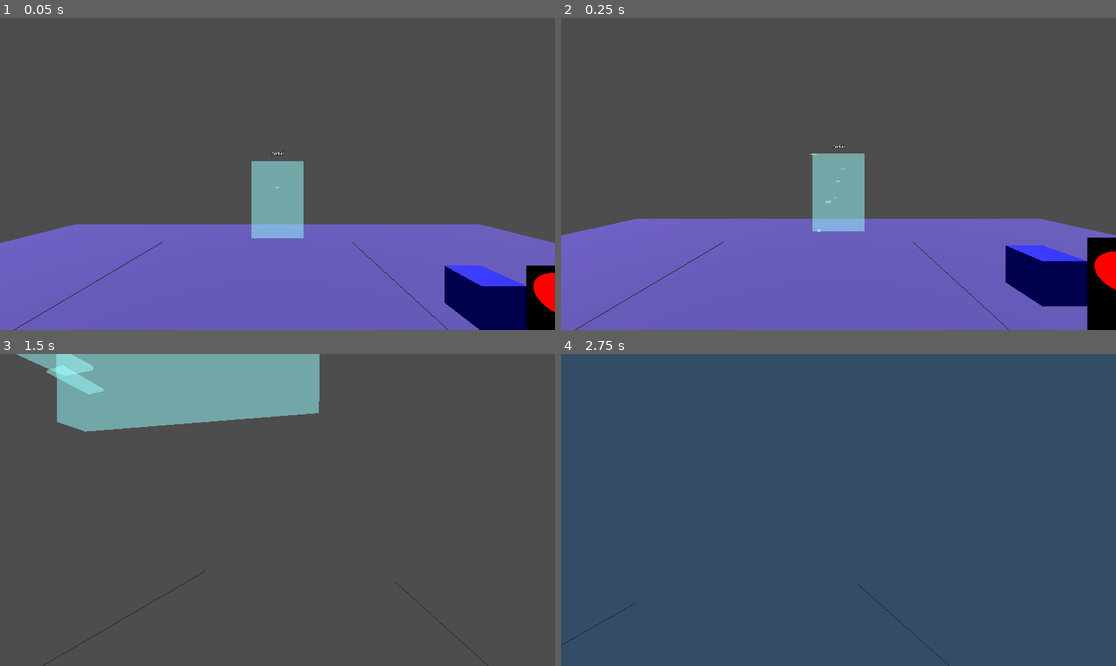
Above: before the commit, frames 1-4 (two rows, left to right).
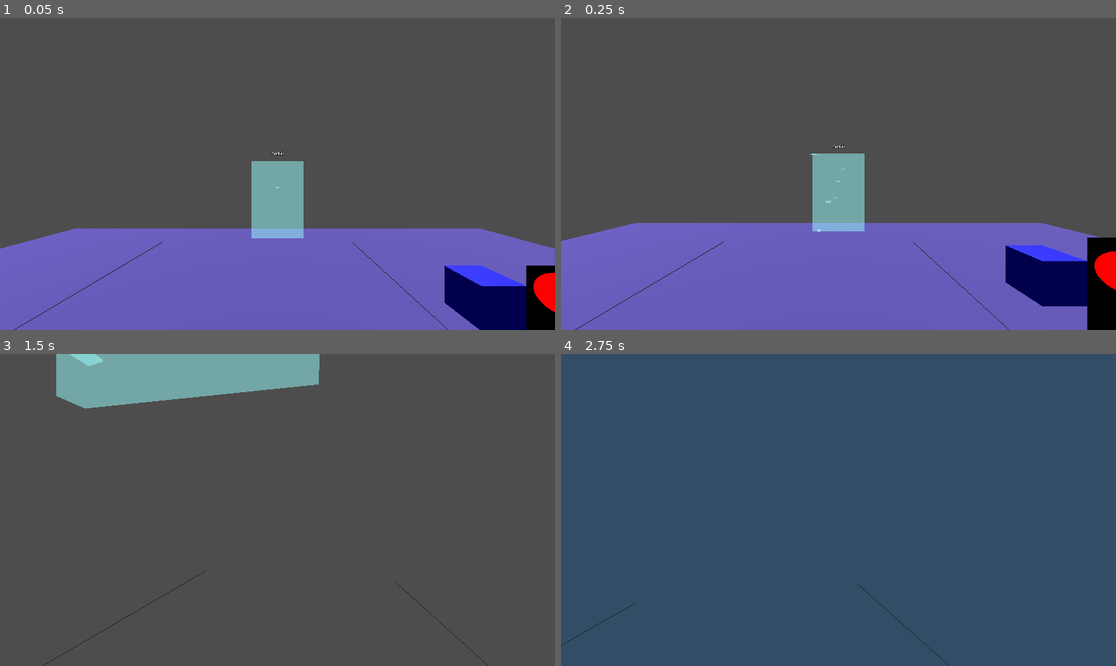
Above: after the commit, the same moments.

Repository: jvastola/GodotPhysicsRig
Game: Godot game, scene res://MainScene.tscn
Two runs of this game, one before a commit and one after it. Both use one fixed random seed, a clock stepped at 60 frames per second and the inputs below.
Inputs (mouse positions are in pixels of both pictures, inside the frame that each line leads up to):
- Up to frame 1 (0.05 s): no input
- Up to frame 2 (0.25 s): no input
- Up to frame 3 (1.5 s): move the mouse to (305, 510) at 0.52 s; hold Shift (sprint) 0.53-1.28 s; hold W (move_forward) from 0.53 s (still down); click (305, 510) at 0.67 s; tap Space (jump) at 0.77 s; move the mouse to (249, 510) at 1.27 s; tap Shift (sprint) at 1.35 s
- Up to frame 4 (2.75 s): keep holding W (move_forward); tap Space (jump) at 1.52 s; move the mouse to (849, 503) at 2.02 s; hold Shift (sprint) from 2.03 s (still down)

The runs differ from the first frame. In frame 1, 1.4% of the frame differs, in the area x 0-100%, y 66-74%; in frame 2, 1.4%; in frame 3, 4.8%, in the area x 3-58%, y 0-25%; in frame 4, nothing differs.

Commit message:
Add mirror functionality: implement mirror script, update MainScene with mirror resource, and adjust XRPlayer properties

Diff:
--- a/MainScene.tscn
+++ b/MainScene.tscn
@@ -6,6 +6,7 @@
 [ext_resource type="Script" uid="uid://ct42jl8bcsjkj" path="res://floor_interactable.gd" id="4_floor_script"]
 [ext_resource type="PackedScene" uid="uid://b2gkx1eim00mw" path="res://UIViewport3D.tscn" id="5_ui_viewport"]
 [ext_resource type="Shader" path="res://red_sphere_layered.gdshader" id="6_red_shader"]
+[ext_resource type="Script" uid="uid://c533s0w2t38vj" path="res://mirror.gd" id="7_mirror"]
 
 [sub_resource type="Environment" id="Environment_main"]
 
@@ -20,13 +21,8 @@
 size = Vector3(20, 1, 20)
 
 [sub_resource type="PlaneMesh" id="PlaneMesh_mirror"]
-size = Vector2(2, 3)
-
-[sub_resource type="StandardMaterial3D" id="StandardMaterial3D_mirror"]
-transparency = 1
-albedo_color = Color(0.8, 0.9, 1, 0.3)
-metallic = 1.0
-roughness = 0.0
+flip_faces = true
+orientation = 2
 
 [sub_resource type="StandardMaterial3D" id="StandardMaterial3D_blue_cube"]
 albedo_color = Color(0, 0, 1, 1)
@@ -58,7 +54,7 @@
 shadow_enabled = true
 
 [node name="Floor" type="StaticBody3D" parent="."]
-transform = Transform3D(1, 0, 0, 0, 1, 0, 0, 0, 1, 0, -0.5, 0)
+transform = Transform3D(1, 0, 0, 0, 1, 0, 0, 0, 1, 0, -0.7, 0)
 collision_layer = 33
 collision_mask = 0
 script = ExtResource("4_floor_script")
@@ -94,9 +90,10 @@
 transform = Transform3D(1.00696, 0, 0, 0, 1.00696, 0, 0, 0, 1.00696, 3.23463, 1, -2)
 
 [node name="Mirror" type="MeshInstance3D" parent="."]
-transform = Transform3D(1, 0, 0, 0, 1, 0, 0, 0, 1, 3, 1.5, 2)
+transform = Transform3D(-1, 0, -8.74228e-08, 0, 1, 0, 8.74228e-08, 0, -1, 0, 0, 0)
 mesh = SubResource("PlaneMesh_mirror")
-surface_material_override/0 = SubResource("StandardMaterial3D_mirror")
+script = ExtResource("7_mirror")
+debug_line_length = 7.0
 
 [node name="BlueCube" type="MeshInstance3D" parent="."]
 transform = Transform3D(1, 0, 0, 0, 1, 0, 0, 0, 1, 2.50977, 1, -2.50433)
--- a/XRPlayer.tscn
+++ b/XRPlayer.tscn
@@ -15,7 +15,6 @@
 [sub_resource type="SphereMesh" id="SphereMesh_head"]
 
 [sub_resource type="BoxMesh" id="BoxMesh_l588l"]
-flip_faces = true
 size = Vector3(0.36, 0.36, 0.36)
 
 [sub_resource type="SphereShape3D" id="SphereShape3D_head"]
--- /dev/null
+++ b/mirror.gd
@@ -0,0 +1,178 @@
+extends MeshInstance3D
+
+@export var mirror_resolution := Vector2i(1024, 1024)
+@export var update_mode := SubViewport.UPDATE_ALWAYS
+@export var show_debug_visuals := true
+@export var debug_line_length := 1.0
+@export var near_clip := 0.01  # Minimum distance to avoid clipping issues
+
+var _viewport: SubViewport
+var _camera: Camera3D
+var _viewport_texture: ViewportTexture
+var _debug_normal_line: MeshInstance3D
+var _debug_camera_gizmo: MeshInstance3D
+var _debug_reflected_cam_gizmo: MeshInstance3D
+var _debug_line_material: StandardMaterial3D
+
+
+func _reflect_point(point: Vector3, plane_point: Vector3, plane_normal: Vector3) -> Vector3:
+	var to_point := point - plane_point
+	return point - 2.0 * plane_normal.dot(to_point) * plane_normal
+
+
+func _reflect_vector(vector: Vector3, plane_normal: Vector3) -> Vector3:
+	return vector - 2.0 * plane_normal.dot(vector) * plane_normal
+
+
+func _ready() -> void:
+	_setup_mirror()
+	if show_debug_visuals:
+		_setup_debug_visuals()
+
+
+func _setup_debug_visuals() -> void:
+	# Create a line showing the mirror normal
+	_debug_normal_line = MeshInstance3D.new()
+	var immediate_mesh := ImmediateMesh.new()
+	_debug_normal_line.mesh = immediate_mesh
+	add_child(_debug_normal_line)
+
+	_debug_line_material = StandardMaterial3D.new()
+	_debug_line_material.albedo_color = Color.GREEN
+	_debug_line_material.shading_mode = BaseMaterial3D.SHADING_MODE_UNSHADED
+	_debug_line_material.no_depth_test = true
+	_debug_normal_line.material_override = _debug_line_material
+
+	# Create camera position gizmo (sphere for main camera)
+	_debug_camera_gizmo = _create_debug_sphere(Color.BLUE, 0.1)
+	add_child(_debug_camera_gizmo)
+
+	# Create reflected camera position gizmo (sphere for reflected camera)
+	_debug_reflected_cam_gizmo = _create_debug_sphere(Color.RED, 0.1)
+	add_child(_debug_reflected_cam_gizmo)
+
+
+func _create_debug_sphere(color: Color, radius: float) -> MeshInstance3D:
+	var mesh_inst := MeshInstance3D.new()
+	var sphere := SphereMesh.new()
+	sphere.radius = radius
+	sphere.height = radius * 2
+	mesh_inst.mesh = sphere
+
+	var mat := StandardMaterial3D.new()
+	mat.albedo_color = color
+	mat.shading_mode = BaseMaterial3D.SHADING_MODE_UNSHADED
+	mat.no_depth_test = true
+	mesh_inst.material_override = mat
+
+	return mesh_inst
+
+
+func _update_debug_visuals(mirror_normal: Vector3, main_cam_pos: Vector3, reflected_pos: Vector3) -> void:
+	if not show_debug_visuals:
+		return
+
+	# Update normal line
+	if _debug_normal_line and _debug_normal_line.mesh is ImmediateMesh:
+		var im := _debug_normal_line.mesh as ImmediateMesh
+		im.clear_surfaces()
+		im.surface_begin(Mesh.PRIMITIVE_LINES)
+
+		# Draw normal from mirror center
+		var start := to_local(global_position)
+		var end := to_local(global_position + mirror_normal * debug_line_length)
+		im.surface_add_vertex(start)
+		im.surface_add_vertex(end)
+		im.surface_end()
+		if _debug_line_material:
+			im.surface_set_material(0, _debug_line_material)
+
+	# Update camera gizmos
+	if _debug_camera_gizmo:
+		_debug_camera_gizmo.global_position = main_cam_pos
+
+	if _debug_reflected_cam_gizmo:
+		_debug_reflected_cam_gizmo.global_position = reflected_pos
+
+
+func _setup_mirror() -> void:
+	# Create viewport for rendering the mirror reflection
+	_viewport = SubViewport.new()
+	_viewport.size = mirror_resolution
+	_viewport.render_target_update_mode = update_mode
+	_viewport.transparent_bg = false
+	_viewport.world_3d = get_world_3d()
+	add_child(_viewport)
+
+	# Create camera for mirror view
+	_camera = Camera3D.new()
+	_viewport.add_child(_camera)
+	_camera.current = true
+
+	# Get viewport texture
+	_viewport_texture = _viewport.get_texture()
+
+	# Create mirror material
+	var mat := StandardMaterial3D.new()
+	mat.albedo_texture = _viewport_texture
+	mat.metallic = 0.9
+	mat.roughness = 0.1
+	mat.texture_filter = BaseMaterial3D.TEXTURE_FILTER_LINEAR
+	material_override = mat
+
+	print("Mirror: Setup complete, resolution: ", mirror_resolution)
+
+
+func _process(_delta: float) -> void:
+	if not _camera:
+		return
+
+	# Find the active camera (player camera)
+	var main_camera := get_viewport().get_camera_3d()
+	if not main_camera:
+		return
+
+	# Calculate mirror reflection transform
+	# The mirror's forward direction (local -Z) is the normal
+	var mirror_normal := -global_transform.basis.z.normalized()
+	var plane_point := global_position
+	var camera_pos := main_camera.global_position
+
+	# Check if camera is behind the mirror (don't render if so)
+	var distance_to_plane := mirror_normal.dot(camera_pos - plane_point)
+	if distance_to_plane < 0:
+		# Camera is behind mirror, disable rendering
+		_camera.current = false
+		return
+	else:
+		_camera.current = true  # Ensure the SubViewport renders from this camera
+
+	# Reflect camera position across the mirror plane
+	var reflected_pos := _reflect_point(camera_pos, plane_point, mirror_normal) + mirror_normal * 0.01
+
+	# Mirror the camera orientation using reflected target/up
+	var main_forward := -main_camera.global_transform.basis.z.normalized()
+	var main_target := camera_pos + main_forward
+	var reflected_target := _reflect_point(main_target, plane_point, mirror_normal)
+
+	var main_up := main_camera.global_transform.basis.y.normalized()
+	var reflected_up := _reflect_vector(main_up, mirror_normal).normalized()
+	if reflected_up.length_squared() < 0.001:
+		reflected_up = global_transform.basis.y.normalized()
+
+	_camera.global_position = reflected_pos
+	_camera.look_at(reflected_target, reflected_up)
+
+	# Match projection and clip planes
+	_camera.projection = main_camera.projection
+	if _camera.projection == Camera3D.PROJECTION_PERSPECTIVE:
+		_camera.fov = main_camera.fov
+	else:
+		_camera.size = main_camera.size
+	_camera.near = max(near_clip, main_camera.near)
+	_camera.far = main_camera.far
+	_camera.keep_aspect = main_camera.keep_aspect
+	_camera.cull_mask = main_camera.cull_mask
+
+	# Update debug visuals
+	_update_debug_visuals(mirror_normal, camera_pos, reflected_pos)
Not shown, added: mirror.gd.uid
Not shown, added: MIRROR_REFLECTION_NOTES.md
